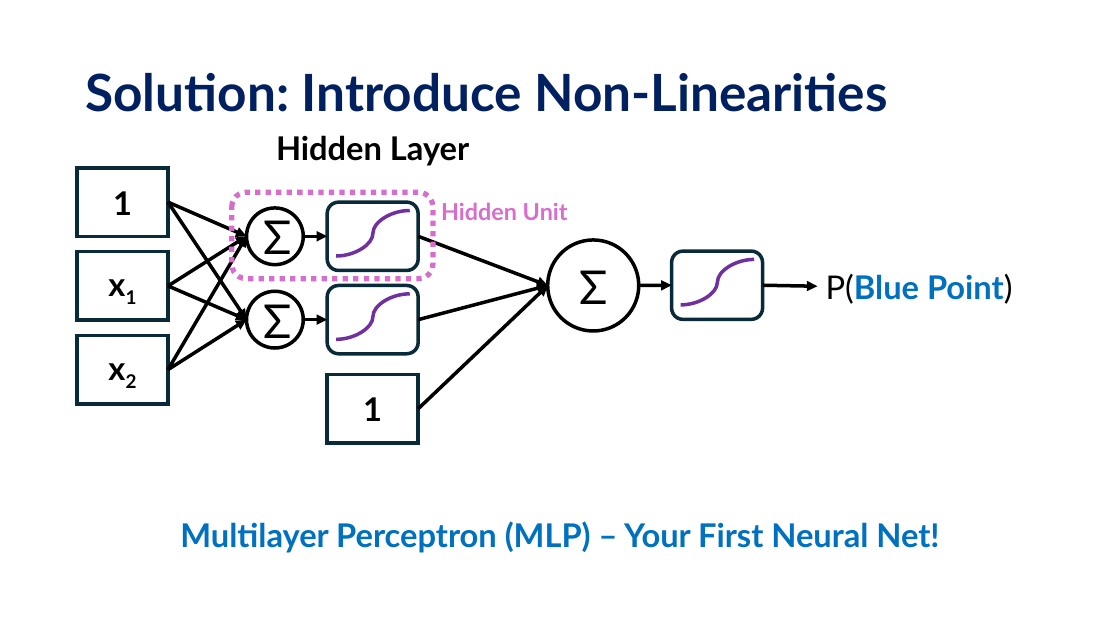
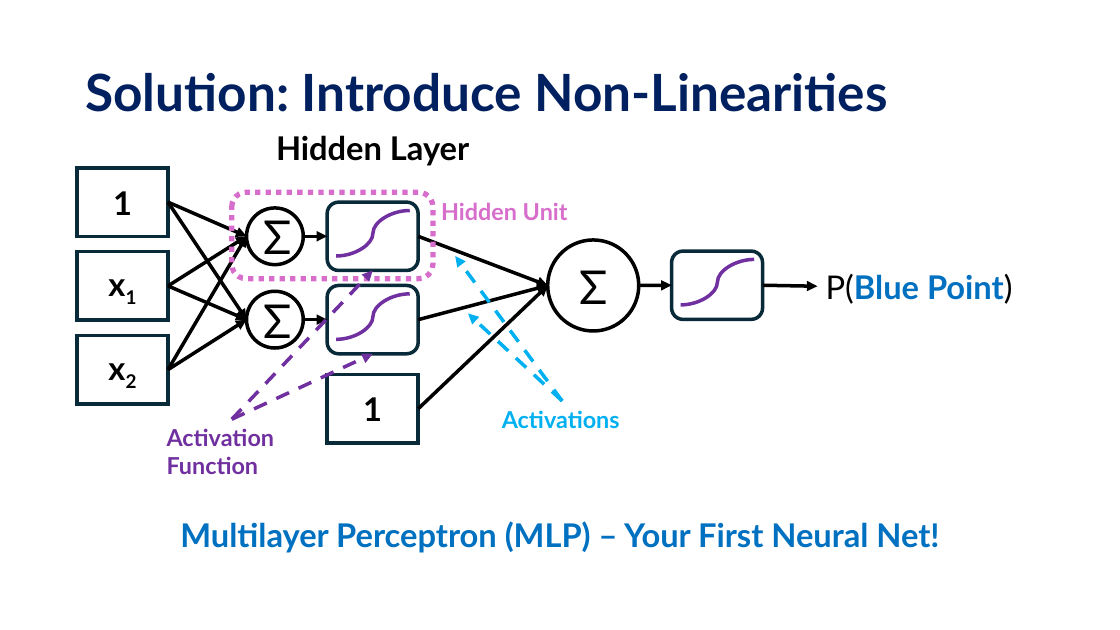
Before and after one commit to KISRDevelopment/python-ml-2025, a slide deck: slide 5 of slides/block11.pptx. Drawn at 1120x630 pixels with LibreOffice and Linux fonts; fonts in the diff are those of the drawing. Boxes give left, top, right and bottom in pixels: in the first picture for what was removed or moved away, otherwise in the second. Text is boxed around its words. In the diff, an @@ line names an element or a change of style, - is before the commit and + after.

```diff
--- a/slides/block11.pptx
+++ b/slides/block11.pptx
@@ arrow added from (562, 401) to (455, 256), #00B0F0 3 pt dashed @@
@@ arrow added from (232, 419) to (373, 271), #7030A0 3 pt dashed @@
@@ arrow added from (562, 401) to (468, 313), #00B0F0 3 pt dashed @@
@@ arrow added from (232, 419) to (373, 354), #7030A0 3 pt dashed @@
@@ text added at <box>502,410,620,428</box>, 20 pt, text #00B0F0, bold @@
+Activations
@@ text added at <box>167,428,275,474</box>, 20 pt, text #7030A0, bold @@
+Activation
+Function
```
Also in this commit, not shown: 2 other slides changed, 1 slide added, 1 slide removed, 1 other file.
